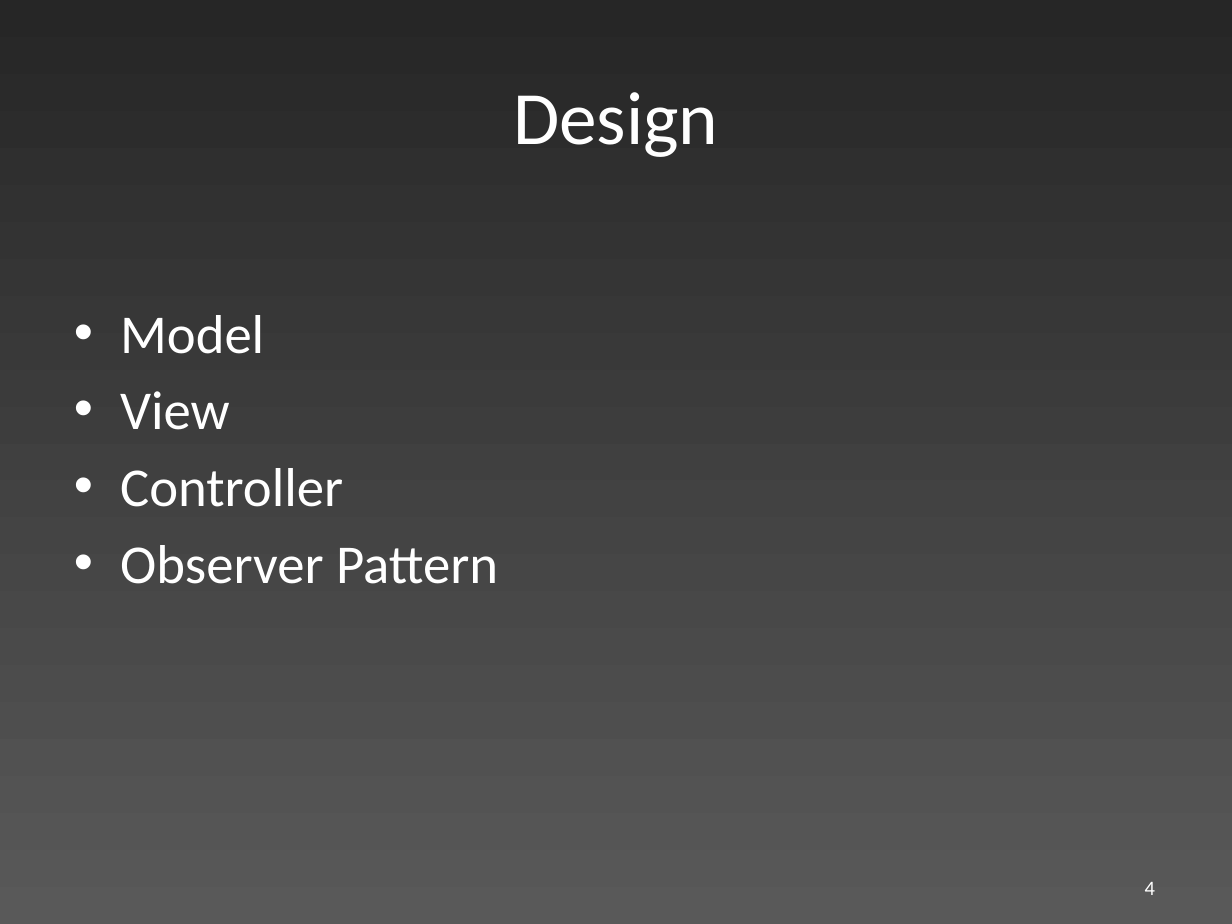
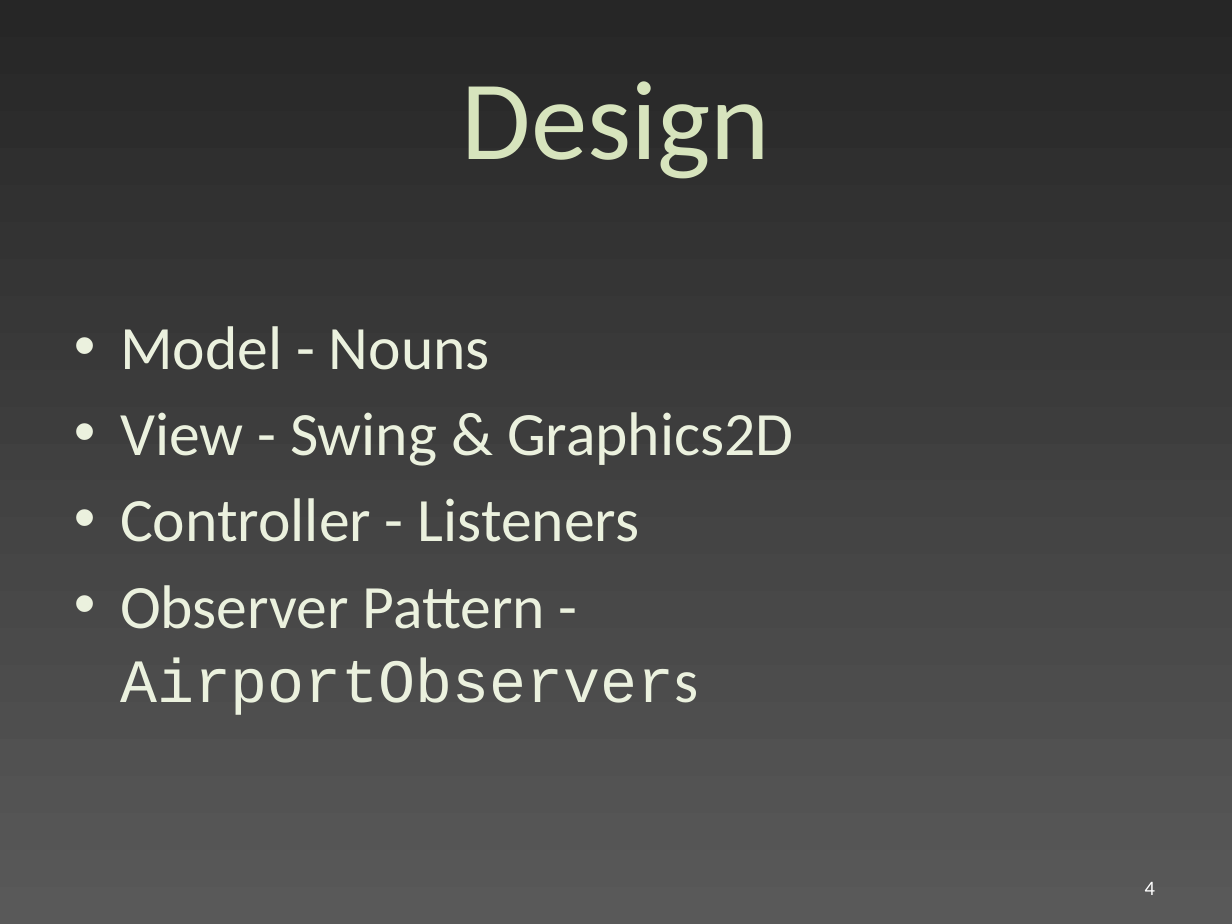
Before and after one commit to edderick/RunwayRedeclaration, a slide deck: slide 4 of doc/Final Presentation/Slides.pptx. Drawn at 1232x924 pixels with LibreOffice and Linux fonts; fonts in the diff are those of the drawing. Boxes give left, top, right and bottom in pixels: in the first picture for what was removed or moved away, otherwise in the second. Text is boxed around its words. In the diff, an @@ line names an element or a change of style, - is before the commit and + after.

Commit message:
* Font tweaks to Slides.pptx

```diff
--- a/doc/Final Presentation/Slides.pptx
+++ b/doc/Final Presentation/Slides.pptx
@@ title "Design" at (x1=462, y1=81, x2=770, y2=179): size 44 to 66 pt, text colour #FFFFFF to #D7E4BD @@
@@ text at (x1=120, y1=326, x2=793, y2=715): text changed; size 32 to 36 pt; text colour #FFFFFF to #EBF1DE @@
-• Model
-• View
-• Controller
-• Observer Pattern
+• Model - Nouns
+• View - Swing & Graphics2D
+• Controller - Listeners
+• Observer Pattern - AirportObservers
```
Also in this commit, not shown: 3 other slides changed.
